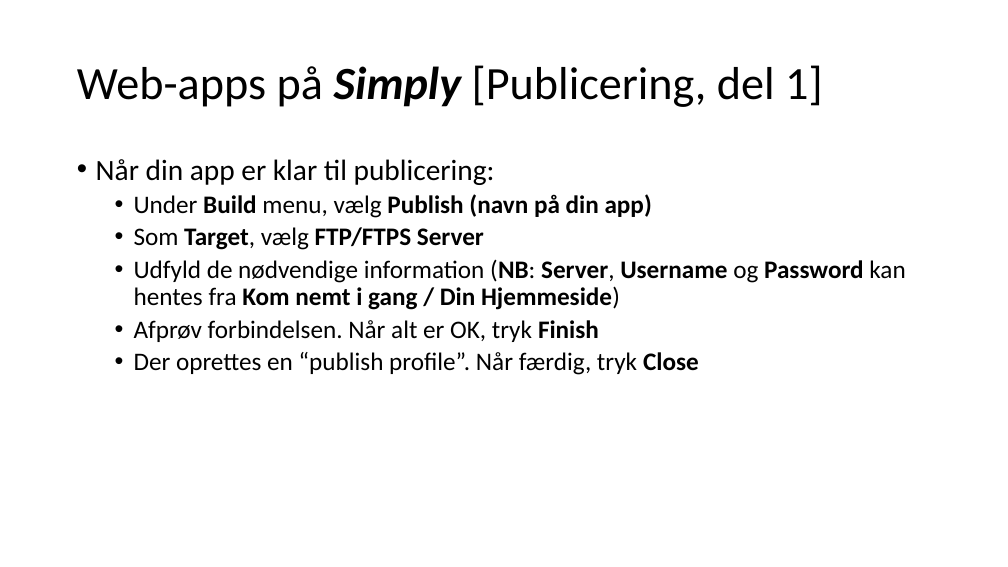
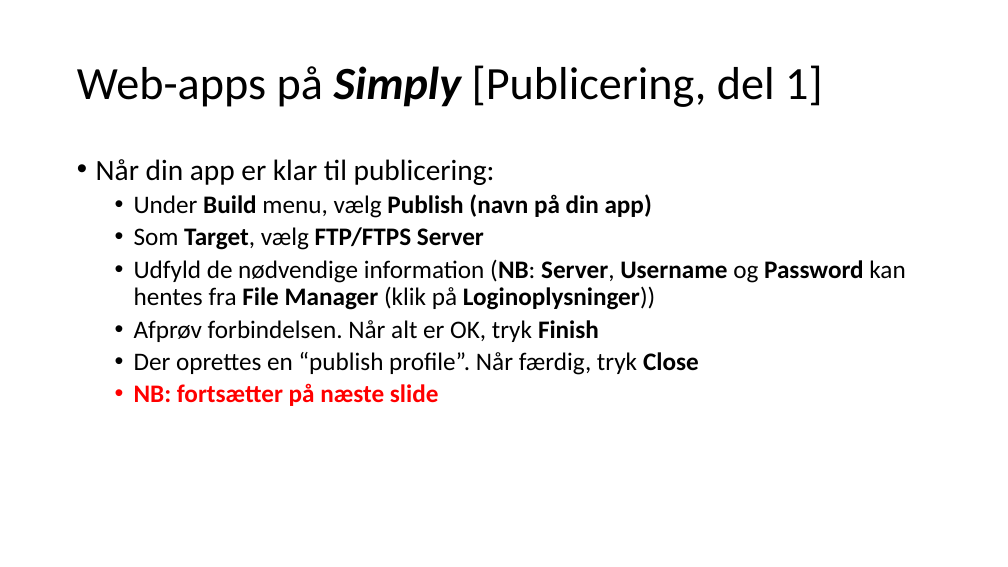
Before and after one commit to perslaursen/OOProg22, a slide deck: slide 17 of Chap/Misc/SimplyWebHosting.pptx (slide 18 before the commit). Drawn at 1008x567 pixels with LibreOffice and Linux fonts; fonts in the diff are those of the drawing. Boxes give left, top, right and bottom in pixels: in the first picture for what was removed or moved away, otherwise in the second. Text is boxed around its words. In the diff, an @@ line names an element or a change of style, - is before the commit and + after.

```diff
--- a/Chap/Misc/SimplyWebHosting.pptx
+++ b/Chap/Misc/SimplyWebHosting.pptx
@@ text at (x1=134, y1=259, x2=905, y2=310): text changed; bold off @@
-  • Udfyld de nødvendige information (NB: Server, Username og Password kan hentes fra Kom nemt i gang / Din Hjemmeside)
+  • Udfyld de nødvendige information (NB: Server, Username og Password kan hentes fra File Manager (klik på Loginoplysninger))
@@ text at (x1=134, y1=383, x2=439, y2=406): paragraph added @@
+  • NB: fortsætter på næste slide
```
Also in this commit, not shown: 9 other slides changed, 21 slides added, 19 slides removed.
